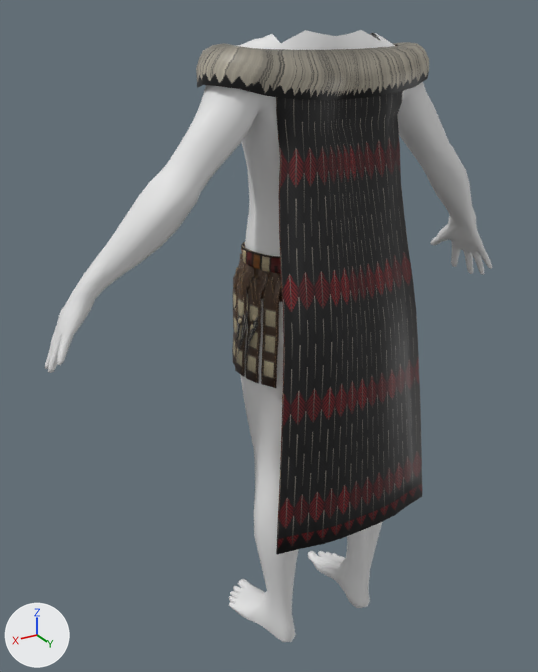
What one commit did to the Blender file source/reach_hide_m_v01.blend.
Both versions are drawn from a camera (50 mm lens) standing at (90.4, 130.1, 147.6) and looking at (8.3, -6.8, 79.2). Arrows for +X, +Y and +Z are at lower left; the lights stay in place. The first picture is the older version.

In view in the first picture: 'ek2lc_m_reach_armour_01', 'ek2lc_m_reach_king_01', 'ek2lc_m_reach_mantle_01', 'male_body' and 3 more.
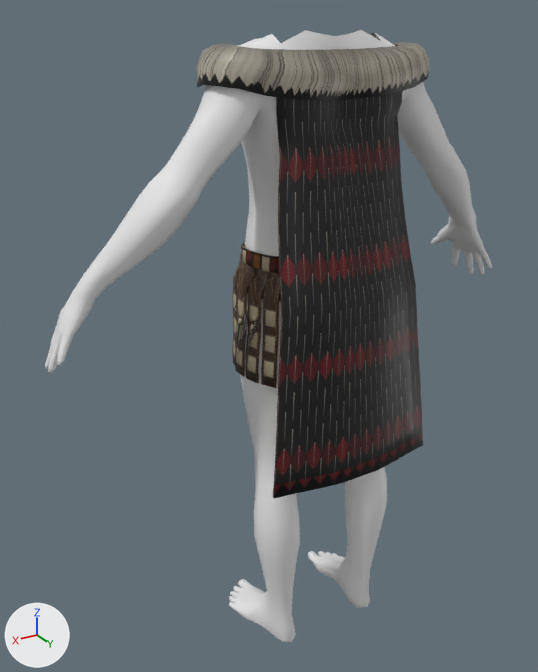
The newer file adds a shape key; the second version is drawn at full value of the shape key 'khadigi' of 'ek2lc_m_reach_mantle_01', and the change is written as the vertex moves it makes.

Edits to the scene script, one JSON object a line:
```json
{"block": "me_ek2lc_m_reach_mantle_01shape", "where": "# used by ob_ek2lc_m_reach_mantle_01; location = (0.0, 0.0, 0.0)"}
{"op": "remove", "block": "me_ek2lc_m_reach_mantle_01shape", "code": "me_ek2lc_m_reach_mantle_01shape.from_pydata(...)  # 678 vertices, 628 faces; spans x -26.1..26.1, y -15.4..20.7, z 38.8..142.7"}
{"op": "add", "block": "me_ek2lc_m_reach_mantle_01shape", "code": "me_ek2lc_m_reach_mantle_01shape.from_pydata(...)  # 678 vertices, 628 faces; spans x -26.1..26.1, y -15.3..19.3, z 52.7..142.7"}
{"block": "me_ek2lc_m_reach_mantle_01shape", "change": "me_ek2lc_m_reach_mantle_01shape part 1: 216 of 678 vertices moved; they spanned x -21.0..21.0, y 8.2..20.7, z 38.8..115.6 and now span x -21.0..21.0, y 8.1..19.3, z 52.7..116.8; mean shift (0.0, -1.1, 7.5); largest move (-10.5, 20.2, 38.8) -> (-10.5, 18.4, 52.7)"}
```

Changed parts and their boxes (x1, y1, x2, y2) in the pictures (538 x 672 px; the box of a moved part takes in the faces that stretch with it):
```json
{"object": "ek2lc_m_reach_mantle_01", "change": "reshaped", "before": [196, 42, 429, 555], "after": [196, 42, 429, 498], "on screen": "11% shorter"}
{"part": 1, "of": "me_ek2lc_m_reach_mantle_01shape", "change": "moved or reshaped", "before": [276, 163, 422, 555], "after": [273, 163, 423, 498]}
```
